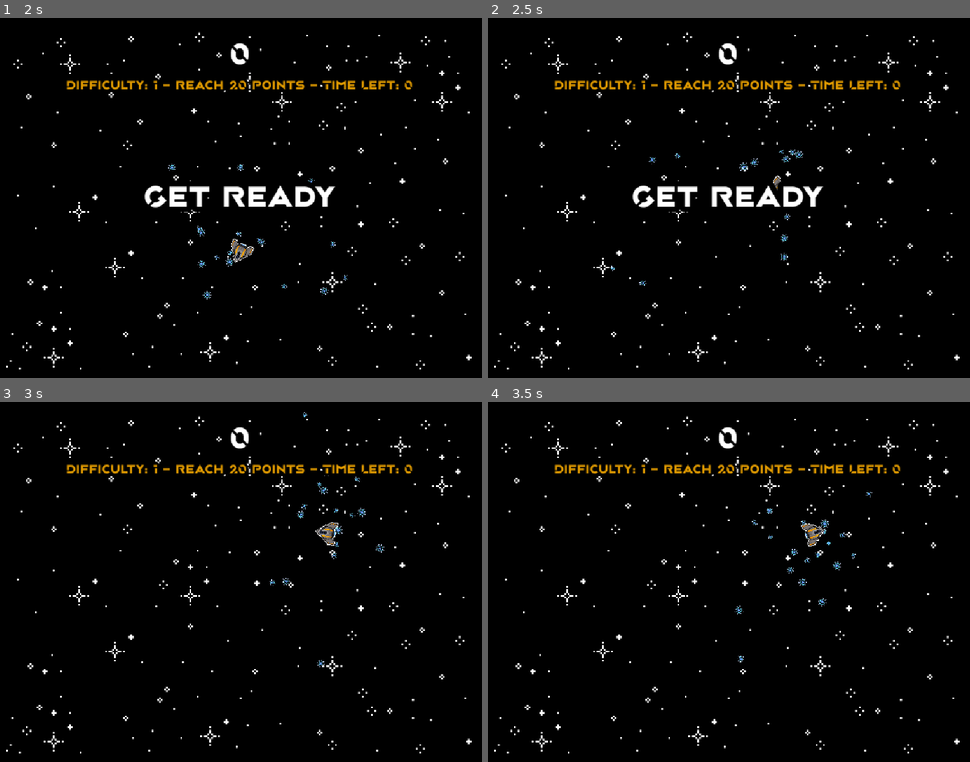
Above: before the commit, frames 1-4 (two rows, left to right).
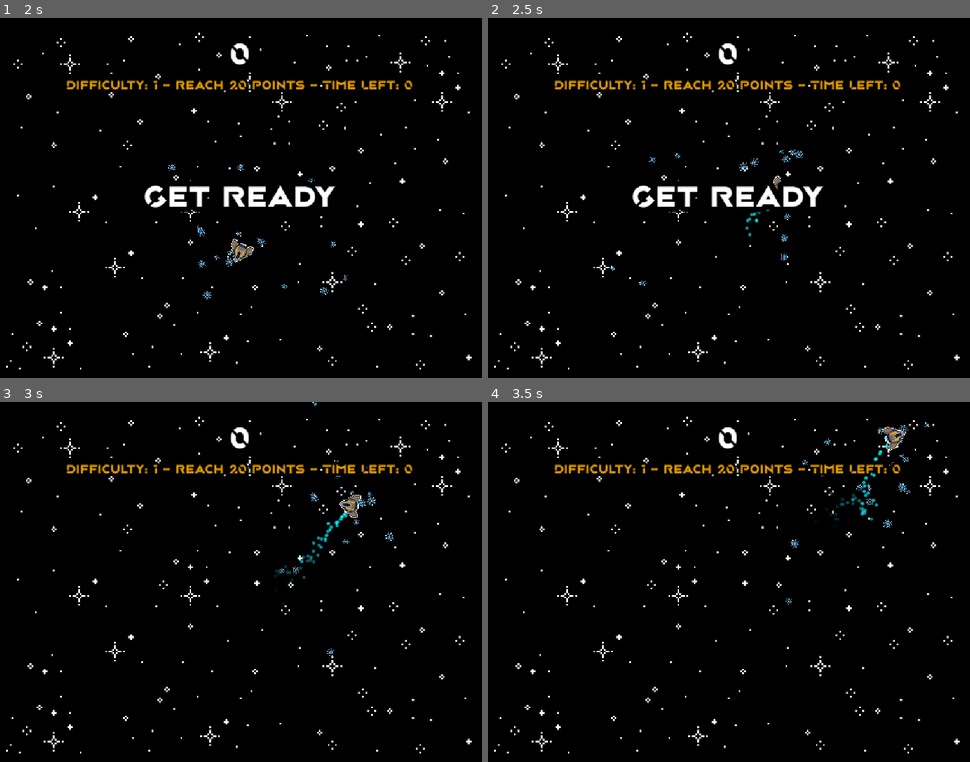
Above: after the commit, the same moments.

Repository: Ai-TaSAi/space_debris_polish
Game: Godot game, scene res://main.tscn
Same seed, same stepped clock (60 frames per second), same inputs: the game is played once before the commit and once after it.
Inputs:
- Up to frame 1 (2 s): click "Start" at 0.5 s; tap Enter at 1.25 s; hold Right (move_right) from 1.28 s (still down); tap Space (nuke) at 1.35 s
- Up to frame 2 (2.5 s): release Right (move_right) at 2.03 s; hold Down (move_down) from 2.03 s (still down); tap Space (nuke) at 2.1 s
- Up to frame 3 (3 s): release Down (move_down) at 2.78 s; hold Right (move_right) from 2.78 s (still down); tap Space (nuke) at 2.85 s
- Up to frame 4 (3.5 s): keep holding Right (move_right)

Frame 1 is identical in both runs. In frame 2, less than 0.1% of the frame differs, in the area x 53-59%, y 53-61%; in frame 3, 0.8%; in frame 4, 0.9%, in the area x 51-92%, y 5-73%.

Commit message:
Ship particle trail - 30 mins

Diff:
--- a/godot_week_4/player.gd
+++ b/godot_week_4/player.gd
@@ -9,6 +9,10 @@
 var facing_degrees = 0
 var ship_speed = 0.8
 
+# Deceleration & Velocity Changes
+var velocity = Vector2.ZERO
+var deceleration = 0.1
+
 var on_screen
 
 func _ready(): # Used when the player enters the scene tree.
@@ -19,17 +23,6 @@
 	on_screen = false
 
 func _process(delta): # Runs the whole time.
-	var velocity = Vector2.ZERO # Defines player's movement vector, add and subtract to modify the velocity based on player movement direction.
-
-	# OLD TUTORIAL CODE. NOT USED.
-	#if Input.is_action_pressed("move_right"):
-		#velocity.x += 1
-	#if Input.is_action_pressed("move_left"):
-		#velocity.x -= 1
-	#if Input.is_action_pressed("move_down"):
-		#velocity.y += 1
-	#if Input.is_action_pressed("move_up"):
-		#velocity.y -= 1
 
 	if on_screen:
 		# Left and Right now rotate the ship instead of making it go up and down.
@@ -48,6 +41,13 @@
 		if Input.is_action_pressed("move_down"):
 			velocity.x -= cos(facing_degrees * PI / 180) * ship_speed
 			velocity.y -= sin(facing_degrees * PI / 180) * ship_speed
+
+		if (abs(velocity.x) + abs(velocity.y)) / 2 > 0.1:
+			$ParticleThrust.emitting = true
+		else:
+			$ParticleThrust.emitting = false
+
+		$ParticleThrust.rotation = ((facing_degrees + 180) * PI / 180)
 
 		if Input.is_action_just_pressed("nuke"):
 			nuke.emit()
@@ -98,4 +98,8 @@
 	show()
 	on_screen = true
 	$ParticleBurst.emitting = false
+
+	$ParticleThrust.emitting = false
+	$ParticleThrust.restart()
+
 	$CollisionShape2D.disabled = false
--- a/godot_week_4/player.tscn
+++ b/godot_week_4/player.tscn
@@ -20,6 +20,34 @@
 gravity = Vector3(0, 0, 0)
 scale_min = 0.2
 scale_max = 0.4
+
+[sub_resource type="Gradient" id="Gradient_dw050"]
+offsets = PackedFloat32Array(0.364723, 0.535127, 0.693573)
+colors = PackedColorArray(0.179688, 1, 0.974365, 1, 0, 0.4, 0.552941, 0.65098, 0, 0.0235294, 0.694118, 0)
+
+[sub_resource type="GradientTexture2D" id="GradientTexture2D_b26j0"]
+gradient = SubResource("Gradient_dw050")
+width = 20
+height = 20
+fill = 1
+fill_from = Vector2(0.481481, 0.507123)
+fill_to = Vector2(0.330484, 0.88604)
+
+[sub_resource type="Gradient" id="Gradient_n7ghd"]
+colors = PackedColorArray(0, 1, 0.890625, 1, 1, 1, 1, 0)
+
+[sub_resource type="GradientTexture1D" id="GradientTexture1D_nvl01"]
+gradient = SubResource("Gradient_n7ghd")
+
+[sub_resource type="ParticleProcessMaterial" id="ParticleProcessMaterial_ivps1"]
+particle_flag_disable_z = true
+angle_min = 1.07288e-05
+angle_max = 1.07288e-05
+spread = 16.662
+initial_velocity_min = 113.35
+initial_velocity_max = 174.06
+gravity = Vector3(0, 0, 0)
+color_ramp = SubResource("GradientTexture1D_nvl01")
 
 [sub_resource type="SpriteFrames" id="SpriteFrames_dw050"]
 animations = [{
@@ -78,6 +106,11 @@
 collision_base_size = 0.0
 process_material = SubResource("ParticleProcessMaterial_b26j0")
 
+[node name="ParticleThrust" type="GPUParticles2D" parent="."]
+amount = 50
+texture = SubResource("GradientTexture2D_b26j0")
+process_material = SubResource("ParticleProcessMaterial_ivps1")
+
 [node name="AnimatedSprite2D" type="AnimatedSprite2D" parent="."]
 scale = Vector2(0.2, 0.2)
 sprite_frames = SubResource("SpriteFrames_dw050")
Not shown: 1 places in godot_week_4/player.tscn that only renumber resources
